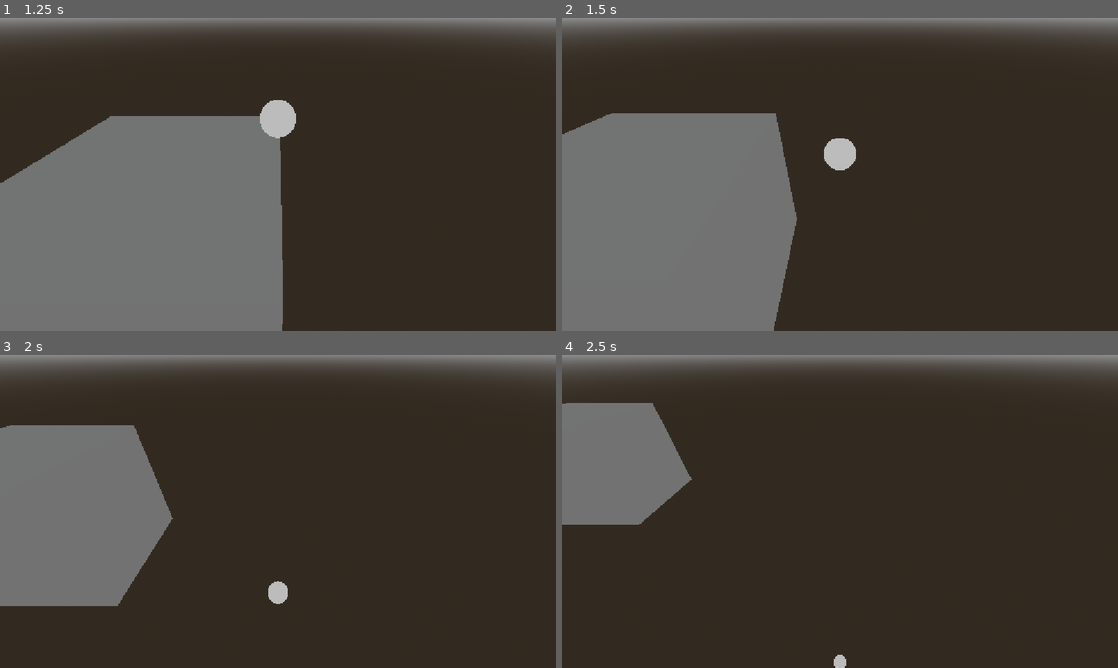
Above: before the commit, frames 1-4 (two rows, left to right).
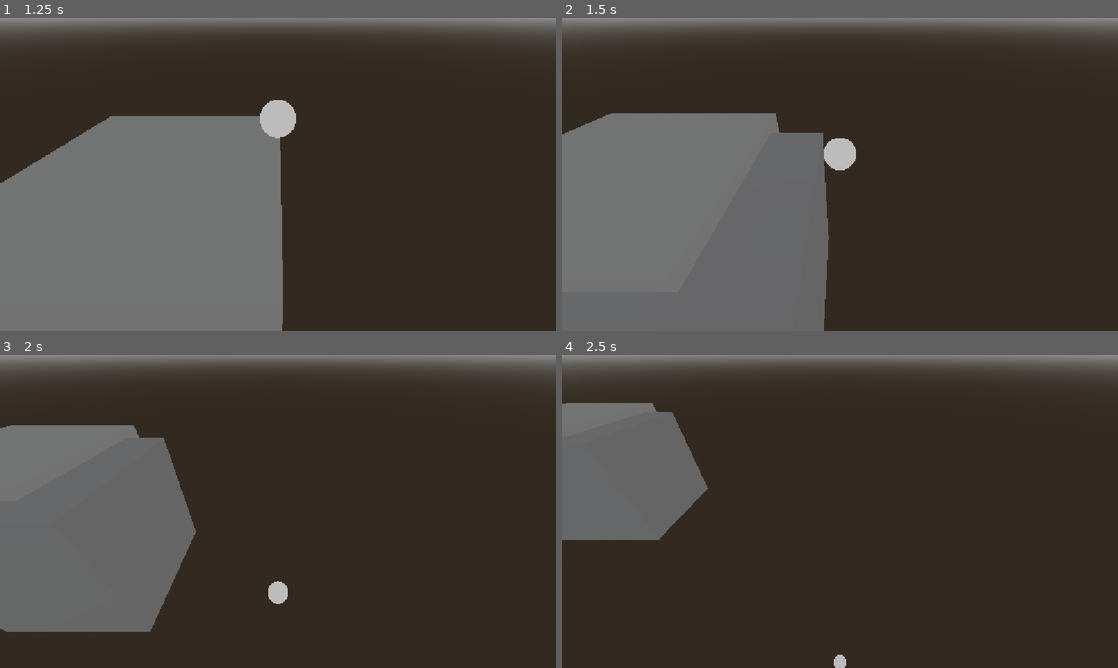
Above: after the commit, the same moments.

Repository: DestroyerMob/rolypoly
Game: Godot game, scene res://scenes/level_builder.tscn
Same seed, same stepped clock (60 frames per second), same inputs: the game is played once before the commit and once after it. This scene is started directly instead of the project's main scene.
Inputs (mouse positions are in pixels of both pictures, inside the frame that each line leads up to):
- Up to frame 1 (1.25 s): tap Enter at 0.5 s; move the mouse to (400, 158) at 0.52 s; hold D (right) from 0.53 s (still down); click (400, 158) at 0.6 s; tap Space (jump) at 0.77 s
- Up to frame 2 (1.5 s): move the mouse to (728, 190) at 1.27 s; release D (right) at 1.28 s; hold S (backward) from 1.28 s (still down); click (728, 190) at 1.35 s
- Up to frame 3 (2 s): keep holding S (backward); tap Space (jump) at 1.52 s
- Up to frame 4 (2.5 s): move the mouse to (895, 442) at 2.02 s; release S (backward) at 2.03 s; hold D (right) from 2.03 s (still down); click (895, 442) at 2.1 s

Frame 1 is identical in both runs. In frame 2, 4.5% of the frame differs, in the area x 38-48%, y 36-100%; in frame 3, 5.1%, in the area x 0-36%, y 26-89%; in frame 4, 2.2%.

Commit message:
fixed two bugs causing the surface to be applied incorrectly and the cube not going into the scene

Diff:
--- a/project.godot
+++ b/project.godot
@@ -56,6 +56,11 @@
 , Object(InputEventJoypadButton,"resource_local_to_scene":false,"resource_name":"","device":-1,"button_index":0,"pressure":0.0,"pressed":false,"script":null)
 ]
 }
+build={
+"deadzone": 0.2,
+"events": [Object(InputEventMouseButton,"resource_local_to_scene":false,"resource_name":"","device":-1,"window_id":0,"alt_pressed":false,"shift_pressed":false,"ctrl_pressed":false,"meta_pressed":false,"button_mask":1,"position":Vector2(737, 15),"global_position":Vector2(756, 111),"factor":1.0,"button_index":1,"canceled":false,"pressed":true,"double_click":false,"script":null)
+]
+}
 
 [physics]
 
--- a/scenes/level_builder.tscn
+++ b/scenes/level_builder.tscn
@@ -2,6 +2,7 @@
 
 [ext_resource type="PackedScene" uid="uid://doto3ydjf6imw" path="res://packed_scenes/default_camera.tscn" id="1_6artv"]
 [ext_resource type="PackedScene" uid="uid://cqio8226fip5l" path="res://packed_scenes/cube_tile.tscn" id="1_77rll"]
+[ext_resource type="Script" uid="uid://btmyyfjadhpbe" path="res://scripts/LevelBuilder.gd" id="1_kkt7t"]
 [ext_resource type="PackedScene" uid="uid://djiilbxcqnx2h" path="res://packed_scenes/player.tscn" id="2_diroj"]
 [ext_resource type="Resource" uid="uid://cwpf5s3yvr55o" path="res://data/StandardSurface.tres" id="2_yyvap"]
 
@@ -19,6 +20,9 @@
 ambient_light_energy = 0.5
 
 [node name="LevelBuilder" type="Node3D" unique_id=1059189124]
+script = ExtResource("1_kkt7t")
+Tile = ExtResource("1_77rll")
+SurfaceMaterial = ExtResource("2_yyvap")
 
 [node name="Camera3D" parent="." unique_id=280752300 instance=ExtResource("1_6artv")]
 transform = Transform3D(1, 0, 0, 0, 0.7867442, 0.6172792, 0, -0.6172792, 0.7867442, 0, 3.3262951, 5.343068)
--- /dev/null
+++ b/scripts/LevelBuilder.gd
@@ -0,0 +1,33 @@
+class_name LevelBuilder
+extends Node3D
+
+@export var Tile: PackedScene
+@export var SurfaceMaterial: TileSurface
+
+func _physics_process(delta: float) -> void:
+	if (Input.is_action_just_pressed("build")):
+		var tile := Tile.instantiate() as TileShape
+		tile.set_surface(SurfaceMaterial)
+		tile.global_position = get_mouse_world_position()
+		add_child(tile)
+		print_debug(get_mouse_world_position())
+
+func get_mouse_world_position() -> Vector3:
+	var camera := get_viewport().get_camera_3d()
+	var mouse_pos := get_viewport().get_mouse_position()
+
+	var ray_origin := camera.project_ray_origin(mouse_pos)
+	var ray_direction := camera.project_ray_normal(mouse_pos)
+	var ray_end := ray_origin + ray_direction * 1000.0
+
+	var query := PhysicsRayQueryParameters3D.create(
+		ray_origin,
+		ray_end
+	)
+
+	var result := get_world_3d().direct_space_state.intersect_ray(query)
+
+	if result:
+		return result.position
+	else:
+		return Vector3.ZERO
--- a/scripts/TileShape.gd
+++ b/scripts/TileShape.gd
@@ -1,11 +1,20 @@
 class_name TileShape
-extends StaticBody3D
+extends Node3D
 
 @export var surface: TileSurface
 
 func _ready() -> void:
 	var mesh: MeshInstance3D = $CollisionShape3D/MeshInstance3D
+	var body: StaticBody3D = $"."
 
 	if surface != null:
 		mesh.material_override = surface.appearance
-		physics_material_override = surface.physics
+		body.physics_material_override = surface.physics
+
+func set_surface(s: TileSurface) -> void:
+	var mesh: MeshInstance3D = $CollisionShape3D/MeshInstance3D
+	var body: StaticBody3D = $"."
+
+	if surface != null:
+		mesh.material_override = s.appearance
+		body.physics_material_override = s.physics
Not shown, added: scripts/LevelBuilder.gd.uid
